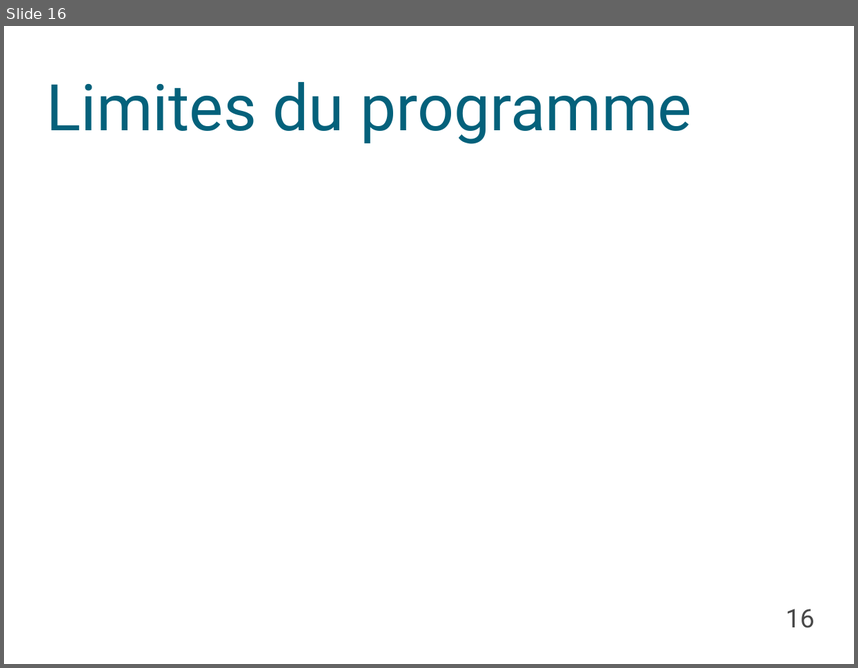
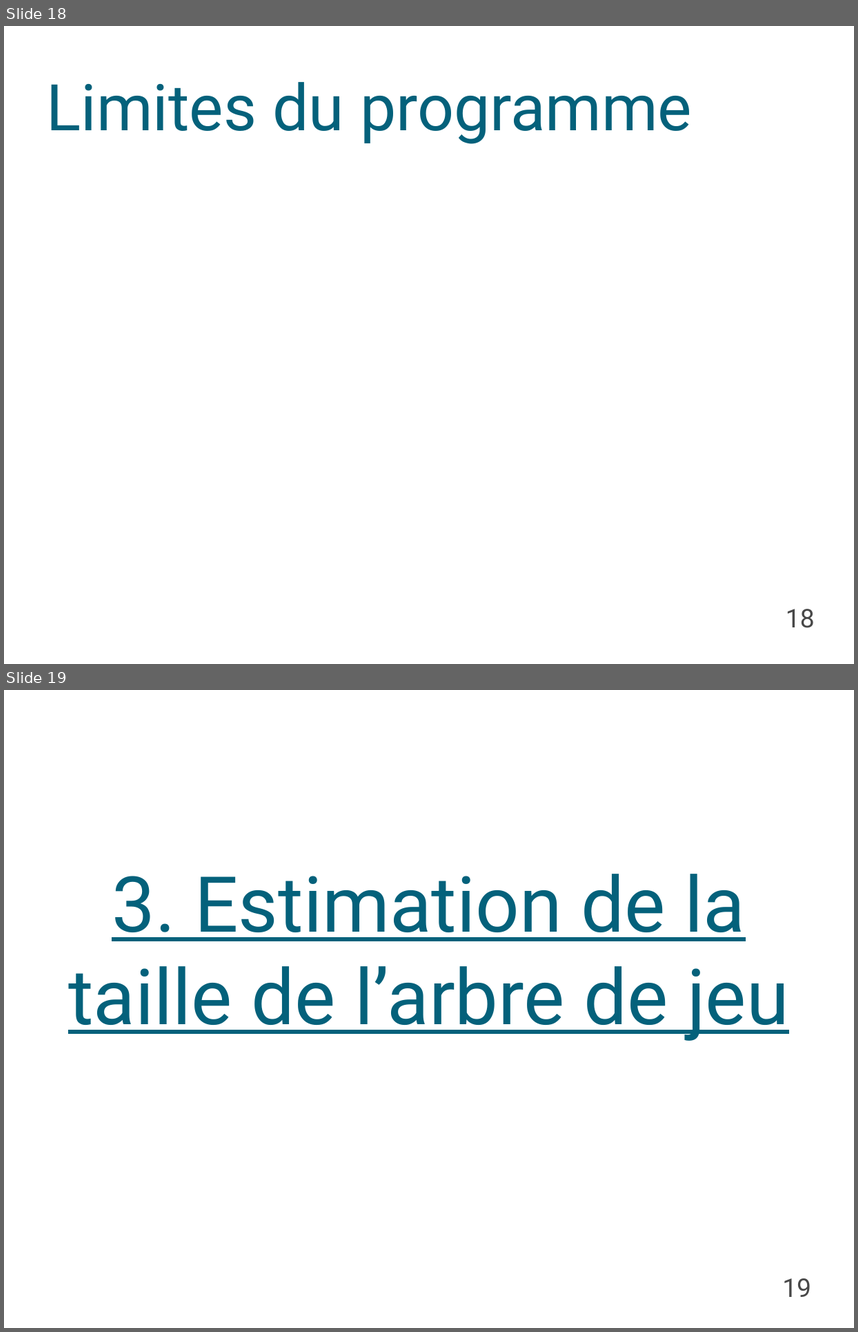
Before and after one commit to Triw-12/hanamikoji_solve, a slide deck: diaporama/Règles.odp. Shown one above the other, each under a label of ours: slide 16 before the commit, slides 18 and 19 after it. The pictures are 858x668 and 858x1332 pixels, drawn with LibreOffice and Linux fonts; fonts in the diff are those of the drawing; background and template pictures are left out. Boxes give left, top, right and bottom in pixels: in the first picture for what was removed or moved away, otherwise in the second. Text is boxed around its words. In the diff, an @@ line names an element or a change of style, - is before the commit and + after.

```diff
--- a/diaporama/Règles.odp
+++ b/diaporama/Règles.odp
@@ slide 19 added at (4, 690, 854, 1328), background picture (left out) @@
@@ subtitle added at (68, 874, 789, 1041), 72 pt, text #04617B, underline @@
+3. Estimation de la taille de l’arbre de jeu
@@ page number added at (782, 1278, 811, 1297), 24 pt, text #484848 @@
+19
@@ what was slide 16 is now slide 18 @@
@@ page number at (786, 608, 815, 628): text changed @@
-16
+18
```
Also in this commit, not shown: 5 slides changed, 9 other slides added, 3 other files.
